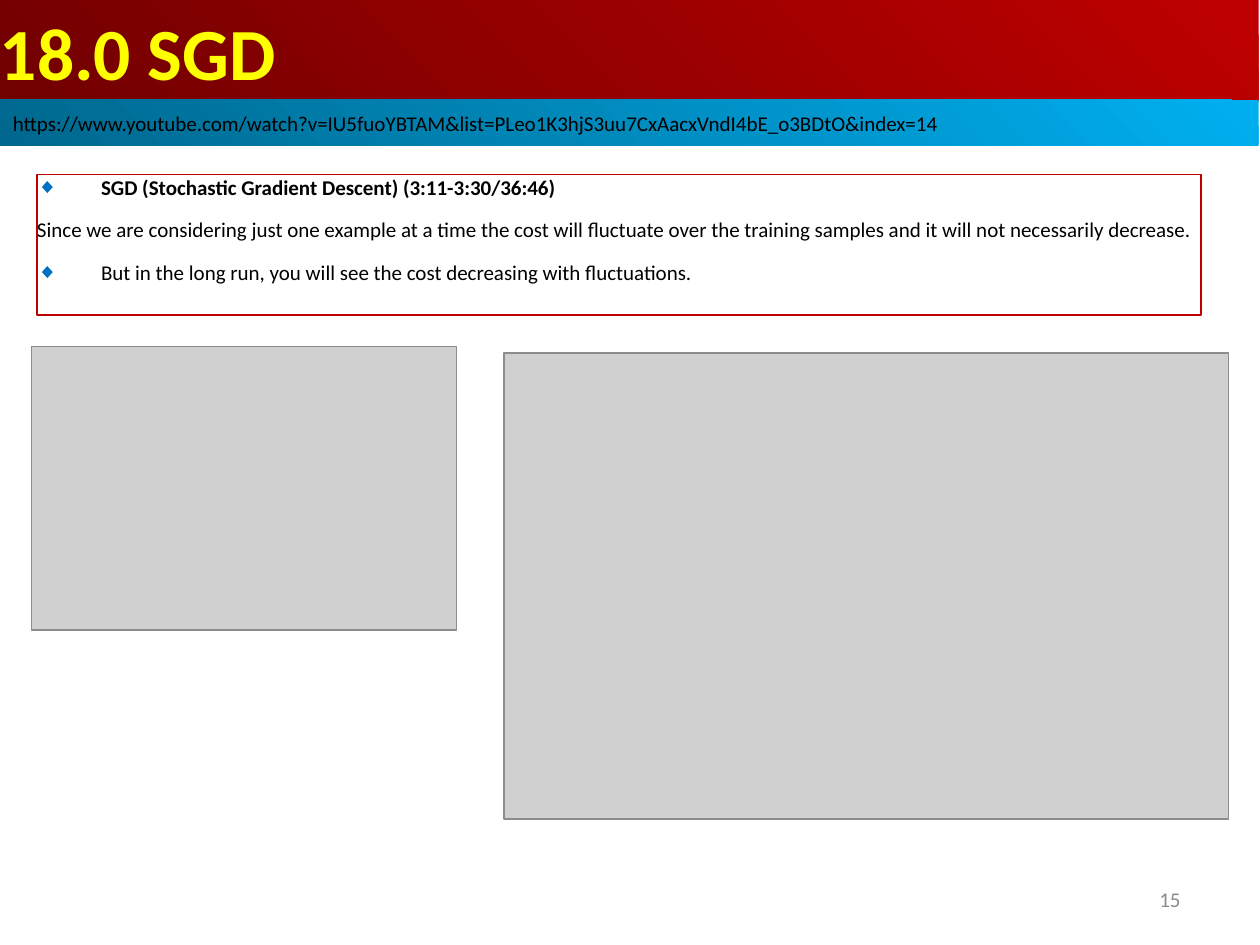
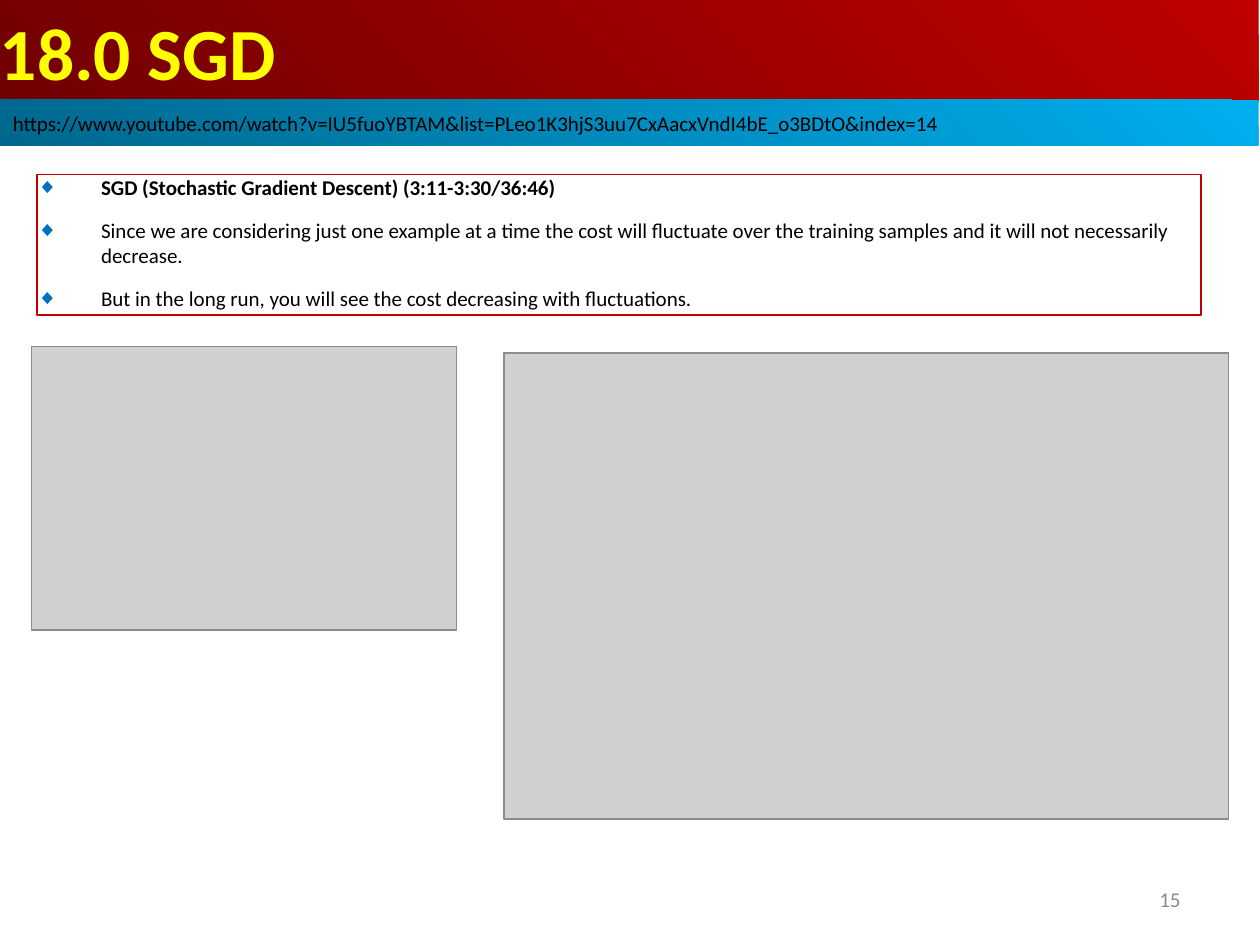
Before and after one commit to peterhchen/AIU_CS512_DL, a slide deck: slide 15 of 000_Lecture_Project/week08/01_Lecture/18.00_w07_review.ppt. Drawn at 1260x945 pixels with LibreOffice and Linux fonts; fonts in the diff are those of the drawing; grey boxes stand for pictures. Boxes give left, top, right and bottom in pixels: in the first picture for what was removed or moved away, otherwise in the second. Text is boxed around its words. In the diff, an @@ line names an element or a change of style, - is before the commit and + after.

```diff
--- a/000_Lecture_Project/week08/01_Lecture/18.00_w07_review.ppt
+++ b/000_Lecture_Project/week08/01_Lecture/18.00_w07_review.ppt
@@ rectangle "SGD (Stochastic Gradient Descent) (3:11-3:30/36:46)" at bbox=[37, 174, 1201, 315]: bullet none to ◆ @@
```
Also in this commit, not shown: 5 other slides changed, 1 other file.
